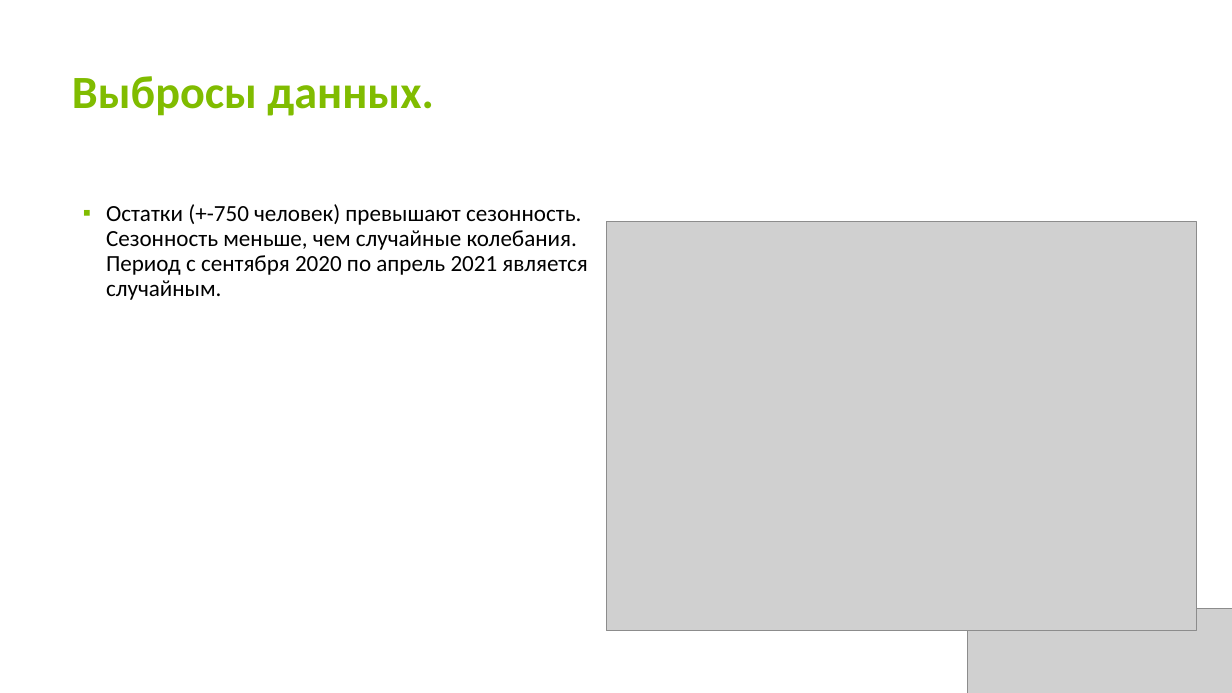
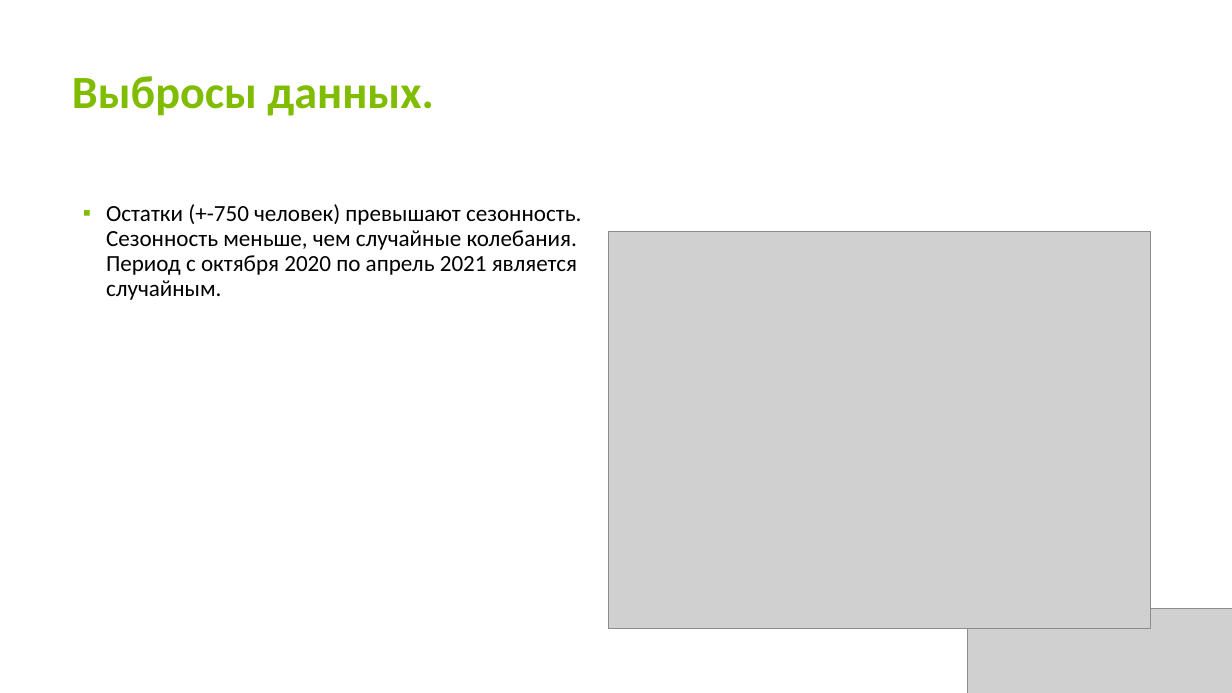
Before and after one commit to KseniyaSilenkova/-Final_examination_Switzerland, a slide deck: slide 12 of Презентация Силенкова Ксения Анатольевна.pptx (slide 11 before the commit). Drawn at 1232x693 pixels with LibreOffice and Linux fonts; fonts in the diff are those of the drawing; grey boxes stand for pictures. Boxes give left, top, right and bottom in pixels: in the first picture for what was removed or moved away, otherwise in the second. Text is boxed around its words. In the diff, an @@ line names an element or a change of style, - is before the commit and + after.

```diff
--- a/Презентация Силенкова Ксения Анатольевна.pptx
+++ b/Презентация Силенкова Ксения Анатольевна.pptx
@@ text at box(106, 204, 581, 300): text changed @@
-▪ Остатки (+-750 человек) превышают сезонность. Сезонность меньше, чем случайные колебания. Период с сентября 2020 по апрель 2021 является случайным.
+▪ Остатки (+-750 человек) превышают сезонность. Сезонность меньше, чем случайные колебания. Период с октября 2020 по апрель 2021 является случайным.
@@ picture: place and size @@
-picture at box(606, 222, 1196, 631)
+picture at box(609, 231, 1151, 628)
```
Also in this commit, not shown: 4 other slides changed, 2 slides added, 1 slide removed.
